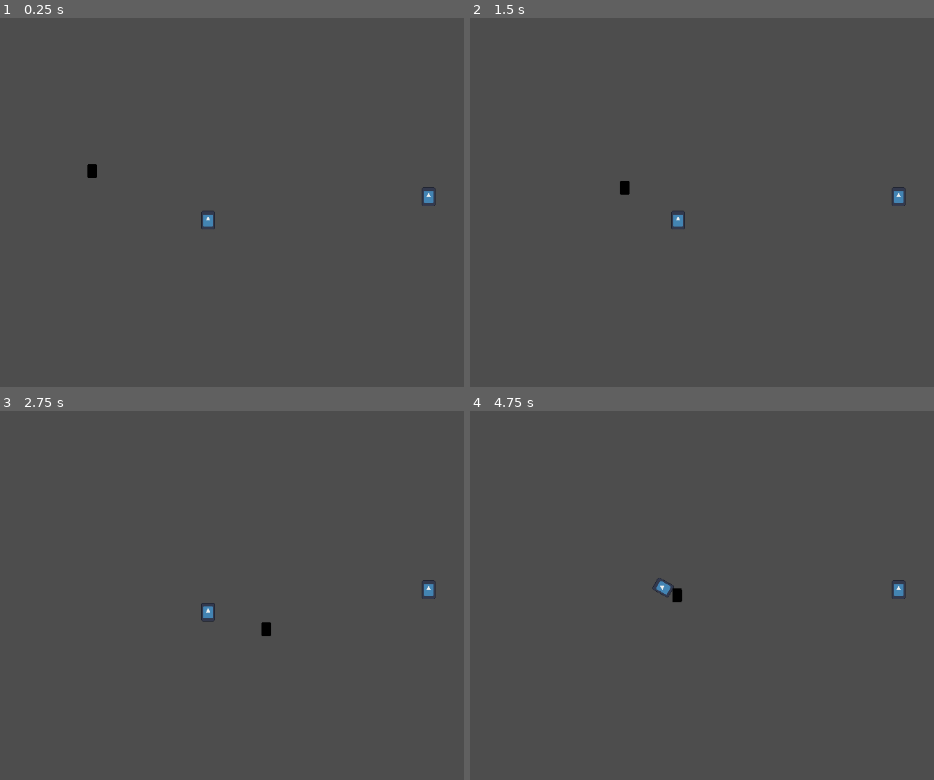
Above: before the commit, frames 1-4 (two rows, left to right).
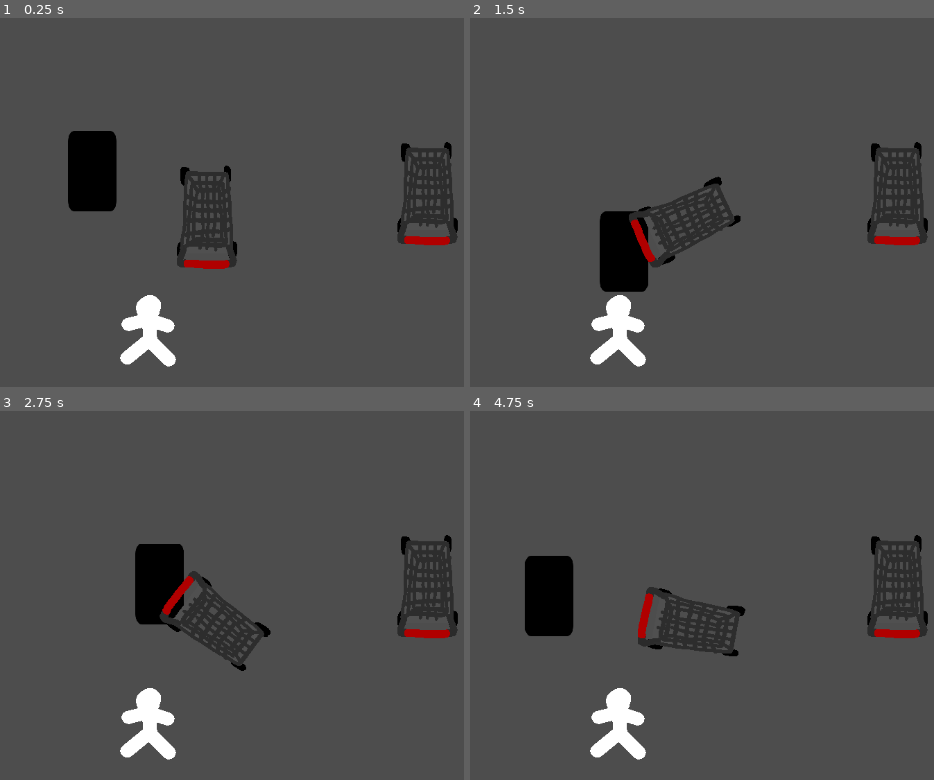
Above: after the commit, the same moments.

Repository: skeeeth/Krampus-Game
Game: Godot game, scene res://cart_test.tscn
The game is run twice, just before and just after one commit, with the same random seed, the same clock (stepped at 60 frames per second) and the same inputs. The project has no main scene, so this scene is started directly. The engine's default icon, where the game draws it, is replaced by a stand-in: a white triangle on a blue panel in a dark square.
Inputs:
- Up to frame 1 (0.25 s): no input
- Up to frame 2 (1.5 s): tap Enter at 0.5 s; hold Right (right) 0.53-1.28 s; hold Z (interact) 0.53-1.28 s; hold Down (down) from 1.28 s (still down); tap X (attack) at 1.35 s
- Up to frame 3 (2.75 s): tap Z (interact) at 1.55 s; release Down (down) at 2.03 s; hold Right (right) from 2.03 s (still down); hold Z (interact) from 2.03 s (still down)
- Up to frame 4 (4.75 s): release Right (right) at 2.78 s; release Z (interact) at 2.78 s; hold Up (up) 2.78-3.53 s; tap Z (interact) at 2.85, 3.8, 4.35 s; hold X (attack) 3.53-4.28 s; hold Left (left) from 3.53 s (still down)

The runs differ from the first frame. In frame 1, 7.8% of the frame differs, in the area x 14-99%, y 30-95%; in frame 2, 7.6%; in frame 3, 7.6%; in frame 4, 7.9%, in the area x 11-99%, y 33-95%.

Commit message:
Add "Kid" scene that can be knocked over with cart

Diff:
--- a/shopping_cart.tscn
+++ b/Carts/shopping_cart.tscn
@@ -1,29 +1,33 @@
 [gd_scene load_steps=6 format=3 uid="uid://cdv7yypqfldh4"]
 
-[ext_resource type="Texture2D" uid="uid://b2er03v834ydj" path="res://icon.svg" id="1_byjwe"]
-[ext_resource type="Script" path="res://shopping_cart.gd" id="1_cvcn8"]
-[ext_resource type="Script" path="res://interactable_area.gd" id="3_44ka7"]
+[ext_resource type="Script" path="res://Carts/shopping_cart.gd" id="1_cvcn8"]
+[ext_resource type="Texture2D" uid="uid://tqioid56cvfl" path="res://Carts/shopping_cart.png" id="2_xwrrd"]
+[ext_resource type="Script" path="res://Carts/interactable_area.gd" id="3_44ka7"]
 
 [sub_resource type="RectangleShape2D" id="RectangleShape2D_tkjp8"]
-size = Vector2(20, 27)
+size = Vector2(85, 130)
 
 [sub_resource type="CircleShape2D" id="CircleShape2D_f4m36"]
+radius = 47.5105
 
 [node name="ShoppingCart" type="CharacterBody2D"]
+z_index = 1
 collision_layer = 2
-collision_mask = 3
+collision_mask = 11
 motion_mode = 1
 script = ExtResource("1_cvcn8")
+linear_acceleration = 100.0
+maximum_linear_speed = 500
 
 [node name="CollisionShape2D" type="CollisionShape2D" parent="."]
-position = Vector2(0, -8)
+position = Vector2(-0.5, -23)
 shape = SubResource("RectangleShape2D_tkjp8")
 
 [node name="Sprite2D" type="Sprite2D" parent="."]
 modulate = Color(0.936639, 0.939623, 0.935177, 1)
 position = Vector2(0, -8)
 scale = Vector2(0.15625, 0.210937)
-texture = ExtResource("1_byjwe")
+texture = ExtResource("2_xwrrd")
 
 [node name="InteractableArea" type="Area2D" parent="." node_paths=PackedStringArray("handler")]
 position = Vector2(0, -8)
@@ -37,7 +41,7 @@
 shape = SubResource("CircleShape2D_f4m36")
 
 [node name="RiderOffsetPosition" type="Node2D" parent="."]
-position = Vector2(0, 15)
+position = Vector2(0, 86)
 
 [connection signal="area_entered" from="InteractableArea" to="InteractableArea" method="_on_area_entered"]
 [connection signal="body_entered" from="InteractableArea" to="InteractableArea" method="_on_body_entered"]
--- a/Player/krampus.tscn
+++ b/Player/krampus.tscn
@@ -11,10 +11,10 @@
 height = 22.0
 
 [sub_resource type="CircleShape2D" id="CircleShape2D_fp37h"]
-radius = 56.0
+radius = 163.012
 
 [sub_resource type="RectangleShape2D" id="RectangleShape2D_gcl4g"]
-size = Vector2(40, 20)
+size = Vector2(191, 93)
 
 [sub_resource type="Animation" id="Animation_5cc6n"]
 resource_name = "melee_attack"
@@ -81,14 +81,15 @@
 [node name="Krampus" type="CharacterBody2D"]
 motion_mode = 1
 script = ExtResource("1_5w85o")
+move_speed = 300.0
 
 [node name="CollisionShape2D" type="CollisionShape2D" parent="."]
 shape = SubResource("CapsuleShape2D_bmxt3")
 
 [node name="Sprite2D" type="Sprite2D" parent="."]
 modulate = Color(0, 0, 0, 1)
-position = Vector2(7.15256e-07, 0)
-scale = Vector2(0.109375, 0.15625)
+position = Vector2(-9.53674e-07, 2.86102e-06)
+scale = Vector2(0.546875, 0.90625)
 texture = ExtResource("1_g3yj8")
 
 [node name="InteractionArea" type="Area2D" parent="." node_paths=PackedStringArray("krampus")]
@@ -104,14 +105,15 @@
 script = ExtResource("4_is3dp")
 
 [node name="CollisionShape2D" type="CollisionShape2D" parent="Attack"]
-position = Vector2(20, 0)
+position = Vector2(95.5, 0.5)
 shape = SubResource("RectangleShape2D_gcl4g")
 disabled = true
 
 [node name="Sprite2D" type="Sprite2D" parent="Attack"]
 visible = false
-position = Vector2(20, -9.53674e-07)
-scale = Vector2(0.625, 0.3125)
+z_index = 2
+position = Vector2(95.5, 0.500004)
+scale = Vector2(2.98437, 1.45313)
 texture = ExtResource("4_qhbyu")
 hframes = 11
 
--- a/cart_test.tscn
+++ b/cart_test.tscn
@@ -1,7 +1,8 @@
-[gd_scene load_steps=3 format=3 uid="uid://cjkdw2t1rp0q5"]
+[gd_scene load_steps=4 format=3 uid="uid://cjkdw2t1rp0q5"]
 
-[ext_resource type="PackedScene" uid="uid://cdv7yypqfldh4" path="res://shopping_cart.tscn" id="1_qvt7r"]
+[ext_resource type="PackedScene" uid="uid://cdv7yypqfldh4" path="res://Carts/shopping_cart.tscn" id="1_qvt7r"]
 [ext_resource type="PackedScene" uid="uid://prm2p3mxsryu" path="res://Player/krampus.tscn" id="2_regcu"]
+[ext_resource type="PackedScene" uid="uid://b73boev43352m" path="res://kid.tscn" id="3_fb7kf"]
 
 [node name="CartTest" type="Node2D"]
 
@@ -13,3 +14,6 @@
 
 [node name="ShoppingCart2" parent="." instance=ExtResource("1_qvt7r")]
 position = Vector2(618, 266)
+
+[node name="Kid" parent="." instance=ExtResource("3_fb7kf")]
+position = Vector2(220, 451)
--- /dev/null
+++ b/kid.tscn
@@ -0,0 +1,22 @@
+[gd_scene load_steps=4 format=3 uid="uid://b73boev43352m"]
+
+[ext_resource type="Texture2D" uid="uid://dmnpf5yogmora" path="res://kid_stick_figure.png" id="1_3gw8w"]
+[ext_resource type="Script" path="res://npc.gd" id="1_dqynl"]
+
+[sub_resource type="RectangleShape2D" id="RectangleShape2D_b1qpj"]
+size = Vector2(87, 104)
+
+[node name="Kid" type="Area2D"]
+collision_layer = 8
+collision_mask = 11
+script = ExtResource("1_dqynl")
+
+[node name="CollisionShape2D" type="CollisionShape2D" parent="."]
+position = Vector2(-2.5, 0)
+shape = SubResource("RectangleShape2D_b1qpj")
+
+[node name="Sprite2D" type="Sprite2D" parent="."]
+scale = Vector2(0.145, 0.135)
+texture = ExtResource("1_3gw8w")
+
+[connection signal="body_entered" from="." to="." method="_on_body_entered"]
--- /dev/null
+++ b/npc.gd
@@ -0,0 +1,18 @@
+class_name NPC
+extends Area2D
+
+@export var cart_knockdown_speed:float = 30
+
+enum NPCState {
+	Idle,
+	KnockedDown
+}
+
+var state:NPCState = NPCState.Idle
+
+func _on_body_entered(body: Node2D) -> void:
+	if (body is ShoppingCart and state != NPCState.KnockedDown and body.velocity.length() >= cart_knockdown_speed):
+		var is_cart_moving_left = body.velocity.x < 0
+		var sprite_knockdown_rotation = -PI/2 if is_cart_moving_left else PI/2
+		transform = Transform2D(sprite_knockdown_rotation, position)
+		state = NPCState.KnockedDown
--- a/project.godot
+++ b/project.godot
@@ -56,6 +56,7 @@
 2d_physics/layer_1="Player"
 2d_physics/layer_2="ShoppingCart"
 2d_physics/layer_3="Interaction"
+2d_physics/layer_4="NPC"
 
 [rendering]
 
Renamed: interactable_area.gd -> Carts/interactable_area.gd
Renamed: shopping_cart.gd -> Carts/shopping_cart.gd
Binary file added: Carts/shopping_cart.png
Not shown, added: Carts/shopping_cart.png.import
Binary file added: kid_stick_figure.png
Not shown, added: kid_stick_figure.png.import
